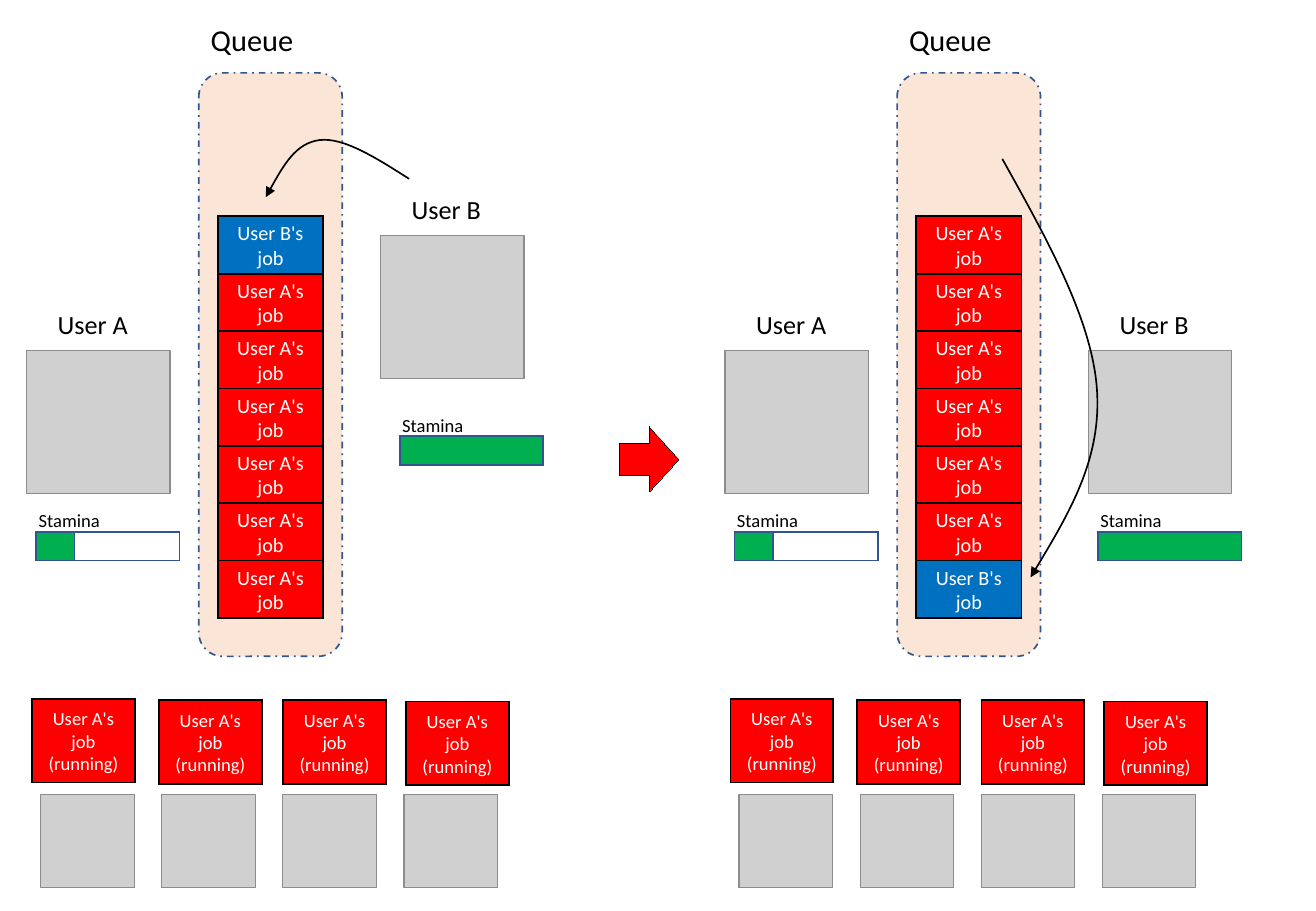
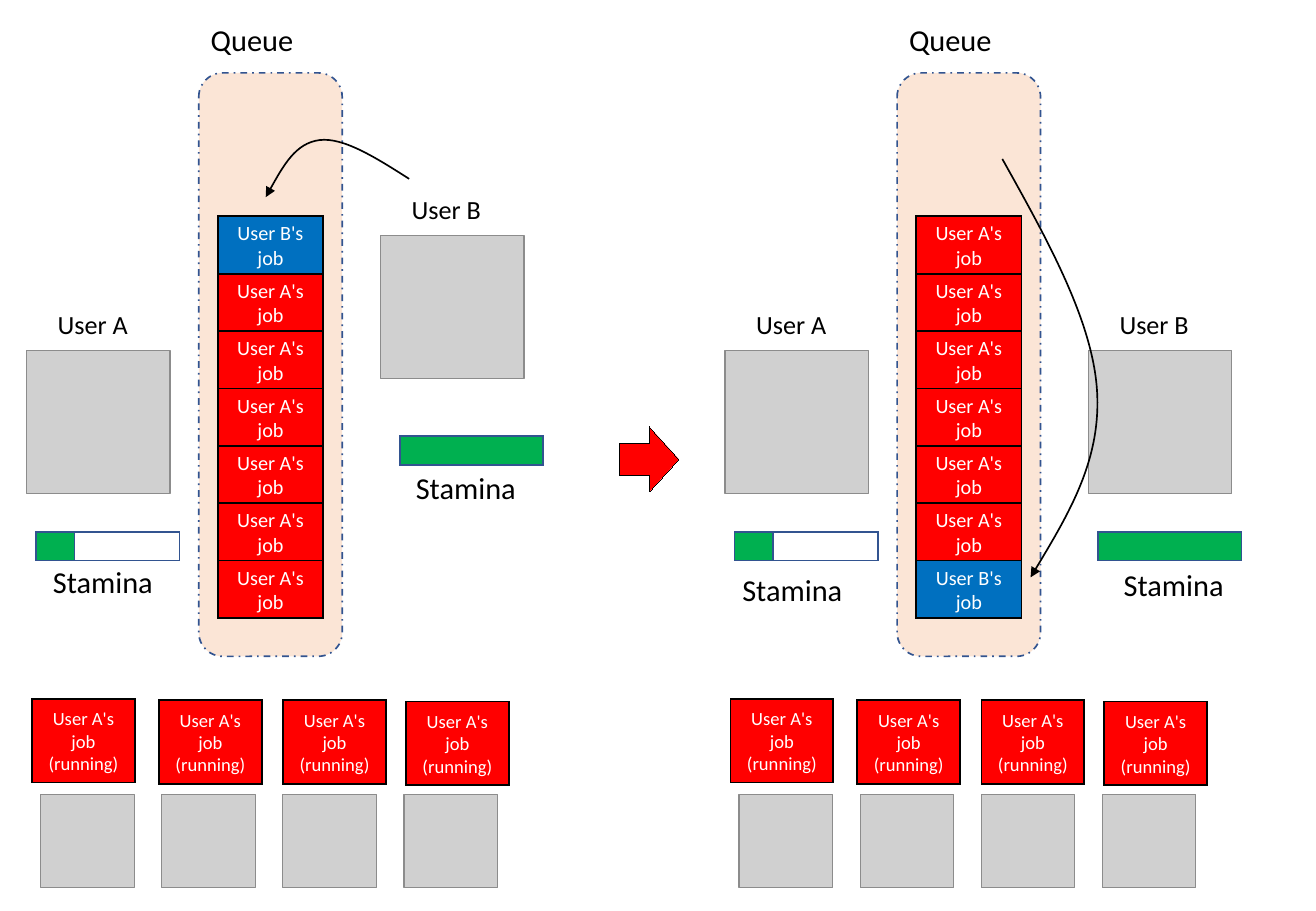
Before and after one commit to kaityo256/sevendayshpc, a slide deck: slide 14 of site-assets/sources/day2/fig-ja-en.pptx. Drawn at 1316x911 pixels with LibreOffice and Linux fonts; fonts in the diff are those of the drawing; grey boxes stand for pictures. Boxes give left, top, right and bottom in pixels: in the first picture for what was removed or moved away, otherwise in the second. Text is boxed around its words. In the diff, an @@ line names an element or a change of style, - is before the commit and + after.

```diff
--- a/site-assets/sources/day2/fig-ja-en.pptx
+++ b/site-assets/sources/day2/fig-ja-en.pptx
@@ text "Stamina": place and size @@
-text "Stamina" at [402,419,463,438]
+text "Stamina" at [416,478,516,500]
@@ text "Stamina": place and size @@
-text "Stamina" at [39,514,100,533]
+text "Stamina" at [53,572,153,594]
@@ text "Stamina": place and size @@
-text "Stamina" at [737,514,798,533]
+text "Stamina" at [742,580,842,602]
@@ size 11 to 18 pt in 4 elements at [53,572,153,594], [742,580,842,602], [416,478,516,500], [1124,575,1224,597] @@
@@ text "Stamina": place and size @@
-text "Stamina" at [1100,514,1161,533]
+text "Stamina" at [1124,575,1224,597]
```
Also in this commit, not shown: 6 other slides changed, 10 other files.
